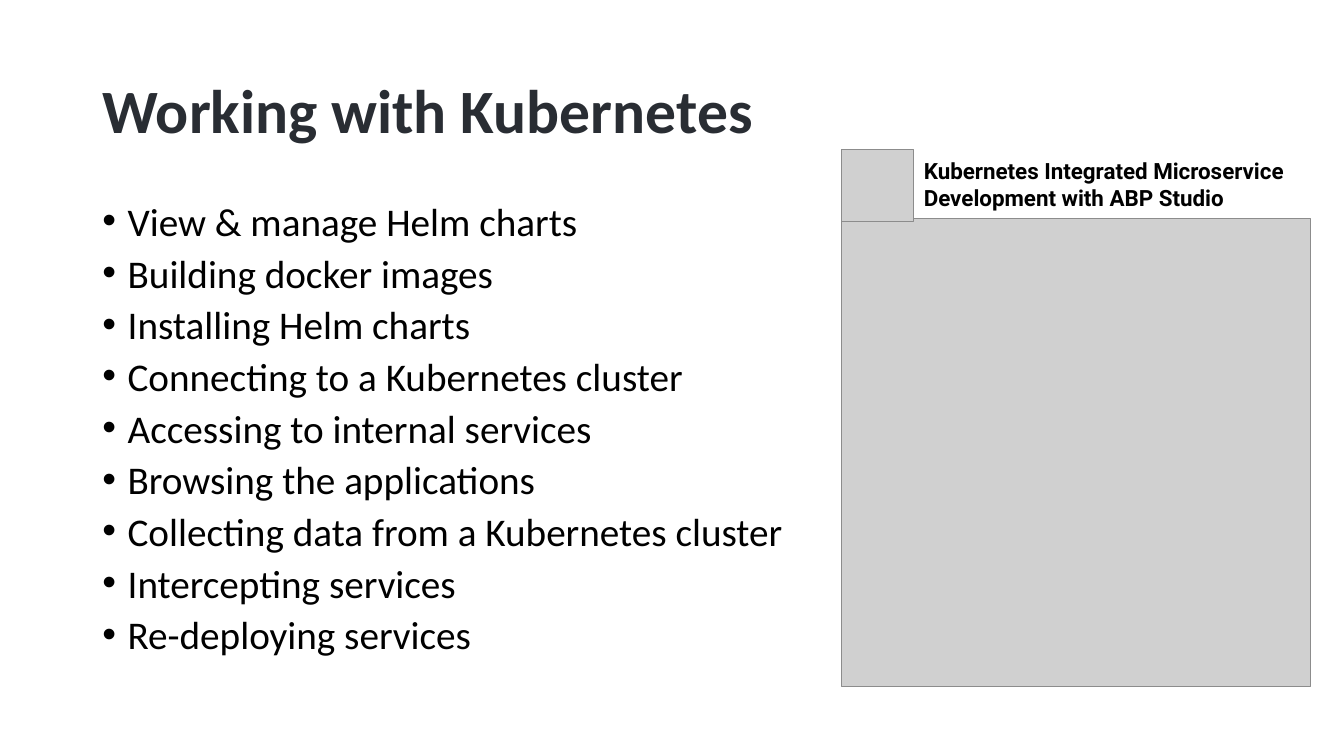
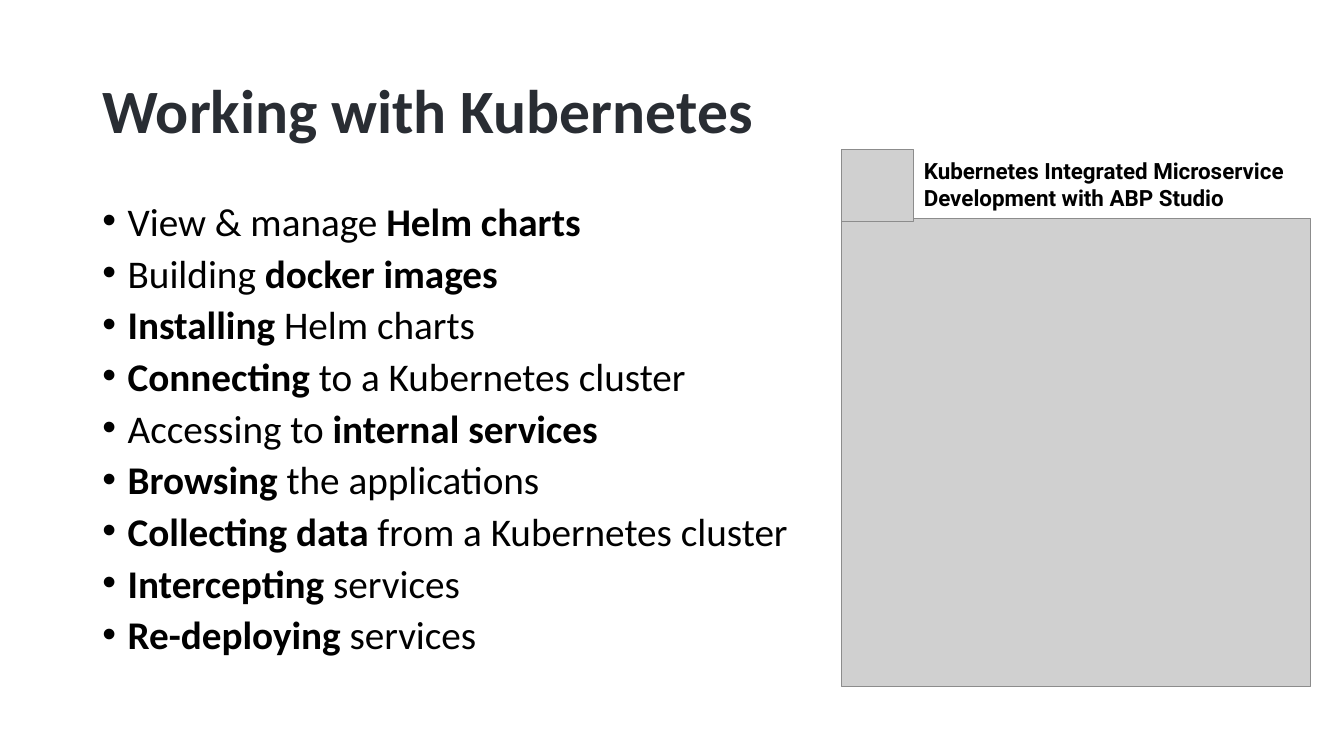
Before and after one commit to hikalkan/presentations, a slide deck: slide 13 of 2024-08-15 ABP Community Talks 2024.4/ABP Studio - The Missing Tool for Dotnet Developers.pptx. Drawn at 1344x756 pixels with LibreOffice and Linux fonts; fonts in the diff are those of the drawing; grey boxes stand for pictures; background and template pictures are left out. Boxes give left, top, right and bottom in pixels: in the first picture for what was removed or moved away, otherwise in the second. Text is boxed around its words. In the diff, an @@ line names an element or a change of style, - is before the commit and + after.

```diff
--- a/2024-08-15 ABP Community Talks 2024.4/ABP Studio - The Missing Tool for Dotnet Developers.pptx
+++ b/2024-08-15 ABP Community Talks 2024.4/ABP Studio - The Missing Tool for Dotnet Developers.pptx
@@ text "View & manage Helm charts" at (128, 208, 788, 656): bold on in "Helm charts", "docker images", "Installing", "Connecting" and 5 more places @@
```
Also in this commit, not shown: 2 other slides changed.
